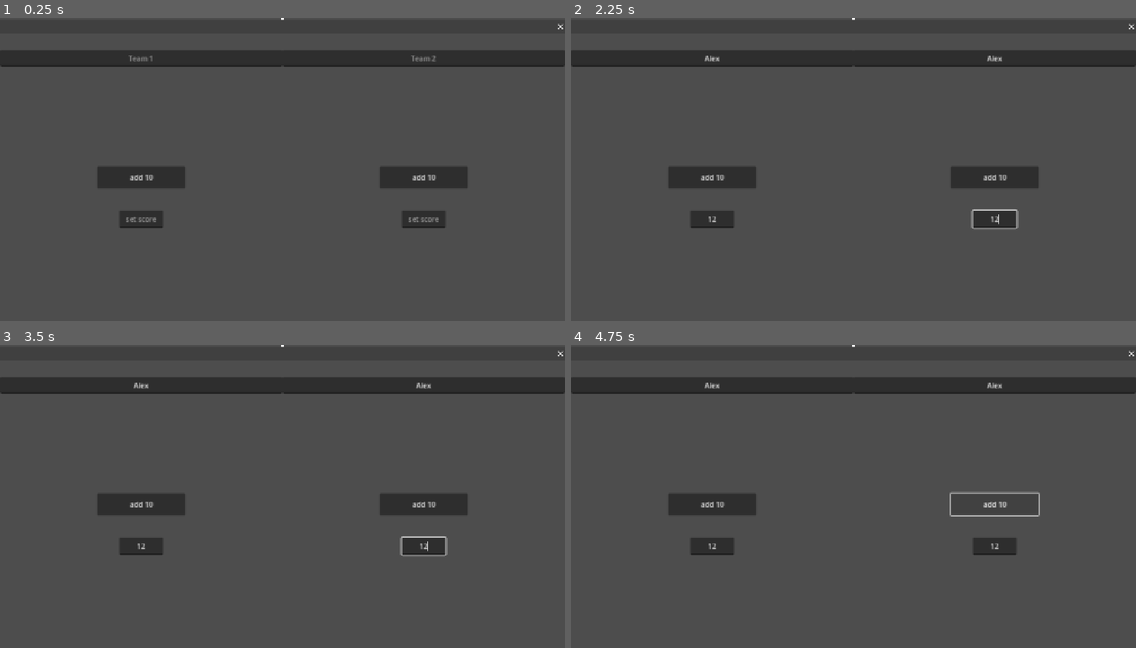
Above: before the commit, frames 1-4 (two rows, left to right).
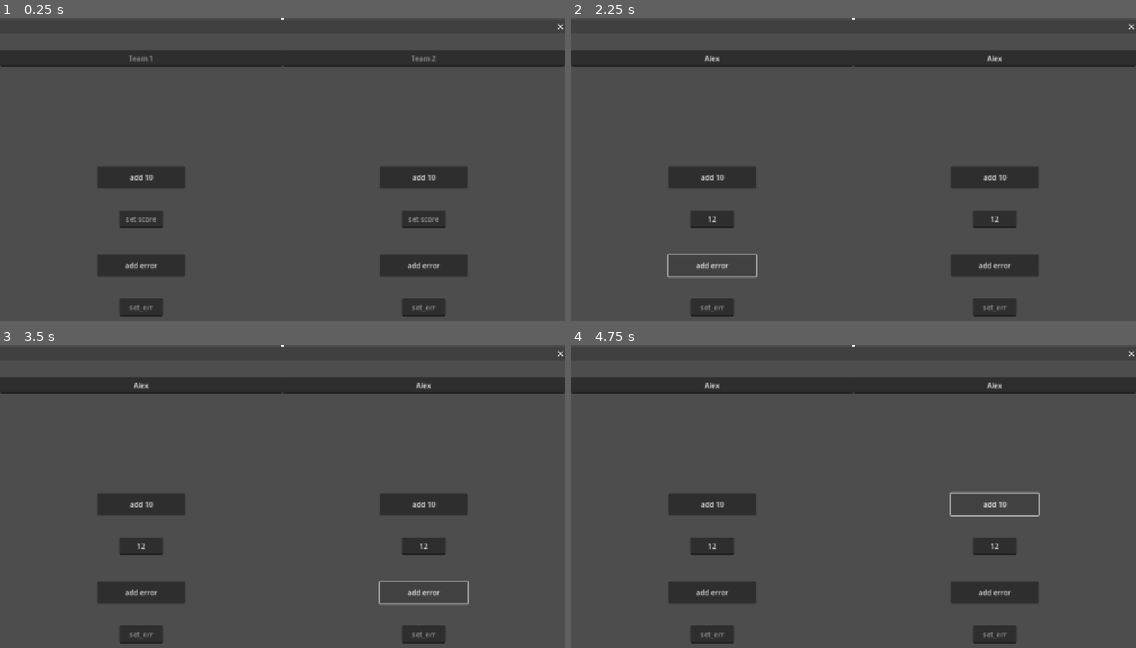
Above: after the commit, the same moments.

Repository: zukas97/quizzing-score
Game: Godot game, scene res://main.tscn
Same seed, same stepped clock (60 frames per second), same inputs: the game is played once before the commit and once after it.
Inputs (mouse positions are in pixels of both pictures, inside the frame that each line leads up to):
- Up to frame 1 (0.25 s): no input
- Up to frame 2 (2.25 s): click (712, 57) at 0.52 s; type "Alex" at 0.6 s; click (712, 217) at 0.75 s; type "12" at 0.83 s; click (994, 57) at 0.98 s; type "Alex" at 1.07 s; click (994, 217) at 1.27 s; type "12" at 1.35 s; click (712, 266) at 2 s, where only the run after the commit has a clickable "add error"
- Up to frame 3 (3.5 s): click (423, 593) at 2.75 s, where only the run after the commit has a clickable "add error"
- Up to frame 4 (4.75 s): click "add 10" at 3.5 s; click "add 10" at 4.25 s

The runs differ from the first frame. In frame 1, 2.9% of the frame differs, in the area x 17-83%, y 78-99%; in frame 2, 2.2%; in frame 3, 2.2%; in frame 4, 2.9%.

Commit message:
add errors

Diff:
--- a/ctrl_window.gd
+++ b/ctrl_window.gd
@@ -5,6 +5,9 @@
 signal right_name_set(name: String)
 signal left_score_set(score: int)
 signal right_score_set(score: int)
+signal left_err_set(errors: int)
+signal right_err_set(errors: int)
+
 
 # Called when the node enters the scene tree for the first time.
 func _ready() -> void:
@@ -34,3 +37,22 @@
 func _on_set_score_right_text_submitted(new_text: String) -> void:
 	right_score_set.emit(int(new_text))
 	pass # Replace with function body.
+
+func _on_add_error_left_pressed() -> void:
+	button.emit(2)
+	pass # Replace with function body.
+
+func _on_add_error_right_pressed() -> void:
+	button.emit(3)
+	pass # Replace with function body.
+
+
+
+
+func _on_right_err_text_submitted(new_text: String) -> void:
+	right_err_set.emit(int($CanvasLayer/right/right_err.text))
+	pass # Replace with function body.
+
+func _on_left_err_text_submitted(new_text: String) -> void:
+	left_err_set.emit(int($CanvasLayer/left/left_err.text))
+	pass # Replace with function body.
--- a/ctrl_window.tscn
+++ b/ctrl_window.tscn
@@ -35,6 +35,21 @@
 placeholder_text = "set score"
 alignment = 1
 
+[node name="add_error_left" type="Button" parent="CanvasLayer/left"]
+offset_left = 220.0
+offset_top = 500.0
+offset_right = 420.0
+offset_bottom = 550.0
+text = "add error"
+
+[node name="left_err" type="LineEdit" parent="CanvasLayer/left"]
+offset_left = 270.0
+offset_top = 600.0
+offset_right = 370.0
+offset_bottom = 640.0
+placeholder_text = "set_err"
+alignment = 1
+
 [node name="right" type="Node2D" parent="CanvasLayer"]
 
 [node name="name_right" type="LineEdit" parent="CanvasLayer/right"]
@@ -60,8 +75,27 @@
 placeholder_text = "set score"
 alignment = 1
 
+[node name="add_error_right" type="Button" parent="CanvasLayer/right"]
+offset_left = 860.0
+offset_top = 500.0
+offset_right = 1060.0
+offset_bottom = 550.0
+text = "add error"
+
+[node name="right_err" type="LineEdit" parent="CanvasLayer/right"]
+offset_left = 910.0
+offset_top = 600.0
+offset_right = 1010.0
+offset_bottom = 640.0
+placeholder_text = "set_err"
+alignment = 1
+
 [connection signal="text_submitted" from="CanvasLayer/left/name_left" to="." method="_on_name_left_text_submitted"]
 [connection signal="pressed" from="CanvasLayer/left/add_10_left" to="." method="_on_button_pressed"]
 [connection signal="text_submitted" from="CanvasLayer/left/set_score_left" to="." method="_on_set_score_left_text_submitted"]
+[connection signal="pressed" from="CanvasLayer/left/add_error_left" to="." method="_on_add_error_left_pressed"]
+[connection signal="text_submitted" from="CanvasLayer/left/left_err" to="." method="_on_left_err_text_submitted"]
 [connection signal="pressed" from="CanvasLayer/right/add_10_right" to="." method="_on_add_10_right_pressed"]
 [connection signal="text_submitted" from="CanvasLayer/right/set_score_right" to="." method="_on_set_score_right_text_submitted"]
+[connection signal="pressed" from="CanvasLayer/right/add_error_right" to="." method="_on_add_error_right_pressed"]
+[connection signal="text_submitted" from="CanvasLayer/right/right_err" to="." method="_on_right_err_text_submitted"]
--- a/main.gd
+++ b/main.gd
@@ -4,6 +4,8 @@
 var ctrl_win
 var left_score: int
 var right_score: int
+var left_err: int
+var right_err: int
 # Called when the node enters the scene tree for the first time.
 func _ready() -> void:
 	#ctrl_win = win.instantiate()
@@ -14,8 +16,15 @@
 
 # Called every frame. 'delta' is the elapsed time since the previous frame.
 func _process(delta: float) -> void:
+	# set score
 	$CanvasLayer/bottom_left/score.set_text(str(left_score))
 	$CanvasLayer/bottom_right/score.set_text(str(right_score))
+
+	# set errors
+	$CanvasLayer/left_errors.set_text(str(left_err))
+	$CanvasLayer/right_errors.set_text(str(right_err))
+
+	# subtract 5 for errors
 
 
 func _on_window_button(button: int) -> void:
@@ -26,6 +35,16 @@
 		#right score
 		1:
 			right_score += 10
+		#left err
+		2:
+			left_err += 1
+			if left_err >= 5:
+				left_score -=5
+		#right err
+		3:
+			right_err += 1
+			if right_err >= 5:
+				right_score -=5
 
 
 
@@ -40,3 +59,13 @@
 
 func _on_window_right_score_set(score: int) -> void:
 	right_score = score
+
+
+func _on_window_right_err_set(errors: int) -> void:
+	right_err = errors
+	pass # Replace with function body.
+
+
+func _on_window_left_err_set(errors: int) -> void:
+	left_err = errors
+	pass # Replace with function body.
--- a/main.tscn
+++ b/main.tscn
@@ -9,6 +9,21 @@
 
 [sub_resource type="QuadMesh" id="QuadMesh_ig7tw"]
 size = Vector2(5, 720)
+
+[sub_resource type="StyleBoxFlat" id="StyleBoxFlat_h2yge"]
+bg_color = Color(0.6, 0.6, 0.6, 0)
+border_width_left = 2
+border_width_bottom = 2
+border_color = Color(1, 1, 1, 1)
+
+[sub_resource type="LabelSettings" id="LabelSettings_1bvp3"]
+font_size = 24
+
+[sub_resource type="StyleBoxFlat" id="StyleBoxFlat_lquwl"]
+bg_color = Color(0.6, 0.6, 0.6, 0)
+border_width_right = 2
+border_width_bottom = 2
+border_color = Color(1, 1, 1, 1)
 
 [node name="main" type="Node2D"]
 script = ExtResource("1_ig7tw")
@@ -78,13 +93,33 @@
 horizontal_alignment = 1
 vertical_alignment = 1
 
+[node name="left_errors" type="Label" parent="CanvasLayer"]
+offset_left = 560.0
+offset_top = 120.0
+offset_right = 640.0
+offset_bottom = 200.0
+theme_override_styles/normal = SubResource("StyleBoxFlat_h2yge")
+label_settings = SubResource("LabelSettings_1bvp3")
+horizontal_alignment = 1
+vertical_alignment = 1
+
+[node name="right_errors" type="Label" parent="CanvasLayer"]
+offset_left = 640.0
+offset_top = 120.0
+offset_right = 720.0
+offset_bottom = 200.0
+theme_override_styles/normal = SubResource("StyleBoxFlat_lquwl")
+label_settings = SubResource("LabelSettings_1bvp3")
+horizontal_alignment = 1
+vertical_alignment = 1
+
 [node name="Window" parent="." instance=ExtResource("2_0xm2m")]
 visible = false
 
-[node name="MeshInstance2D" type="MeshInstance2D" parent="."]
-
 [connection signal="button" from="Window" to="." method="_on_window_button"]
+[connection signal="left_err_set" from="Window" to="." method="_on_window_left_err_set"]
 [connection signal="left_name_set" from="Window" to="." method="_on_window_left_name_set"]
 [connection signal="left_score_set" from="Window" to="." method="_on_window_left_score_set"]
+[connection signal="right_err_set" from="Window" to="." method="_on_window_right_err_set"]
 [connection signal="right_name_set" from="Window" to="." method="_on_window_right_name_set"]
 [connection signal="right_score_set" from="Window" to="." method="_on_window_right_score_set"]
Not shown: 1 places in main.tscn that only renumber resources
